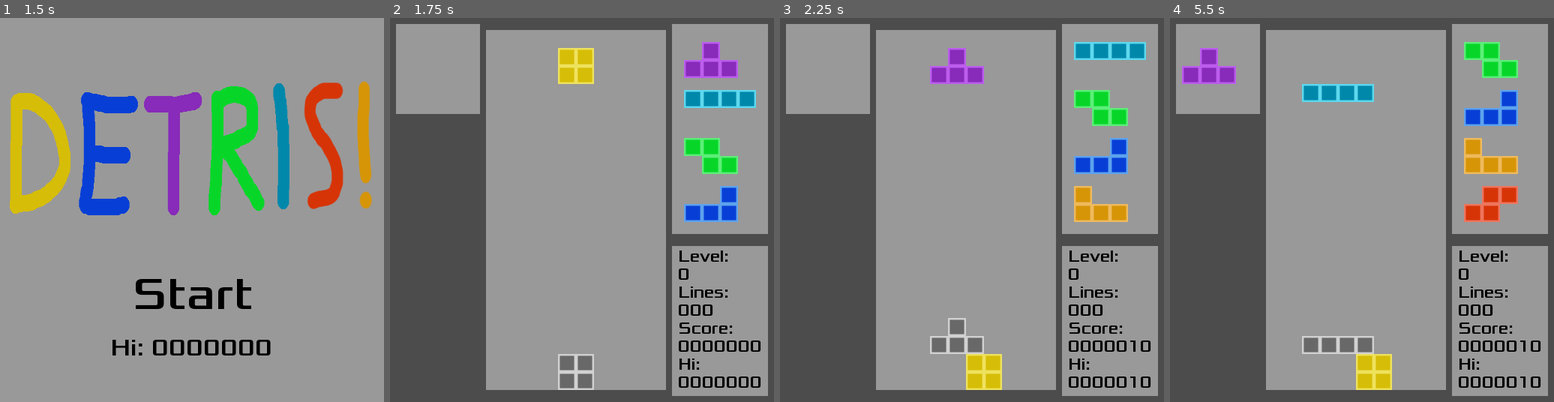
Above: before the commit, frames 1-4 (left to right).
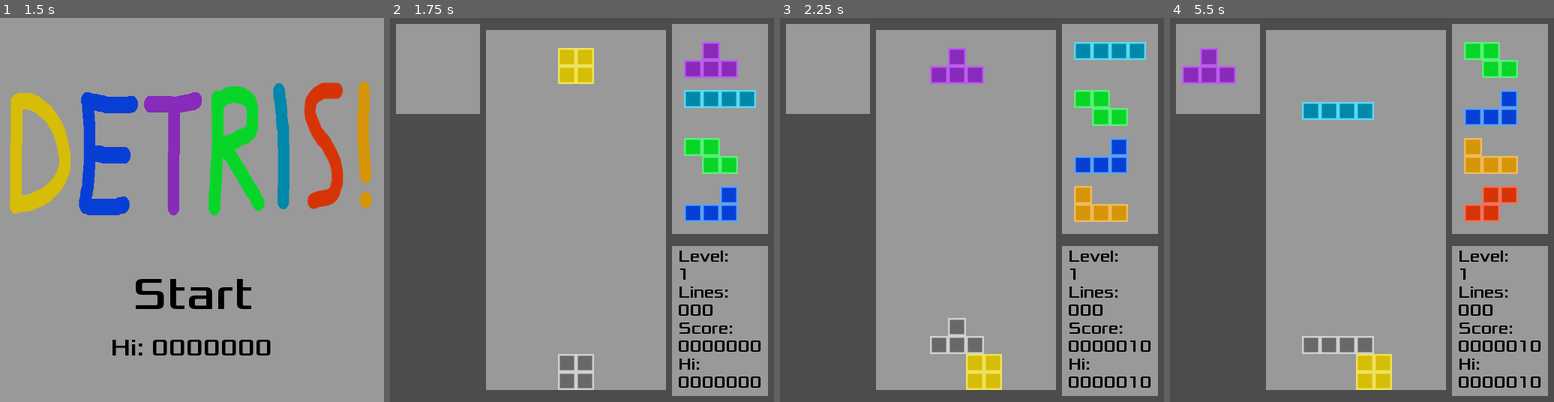
Above: after the commit, the same moments.

Repository: Boyquotes/Godot-Detris
Game: Godot game, scene res://TitleScreen.tscn
Two runs of this game, one before a commit and one after it. Both use one fixed random seed, a clock stepped at 60 frames per second and the inputs below. The project has no main scene, so this scene is started directly. Sound files missing from this copy of the repository are replaced by a short silence.
Inputs:
- Up to frame 1 (1.5 s): tap Enter at 0.5 s; hold D (mino_right) 0.53-1.28 s; hold Z (mino_anticlockwise) 0.53-1.28 s; hold A (mino_left) from 1.28 s (still down); tap X (mino_clockwise) at 1.35 s
- Up to frame 2 (1.75 s): keep holding A (mino_left)
- Up to frame 3 (2.25 s): tap Space at 2 s; release A (mino_left) at 2.03 s; hold D (mino_right) from 2.03 s (still down); hold W (mino_hard_drop) from 2.03 s (still down)
- Up to frame 4 (5.5 s): tap Enter at 2.75, 4.25 s; release W (mino_hard_drop) at 2.78 s; tap Shift (mino_hold) at 2.85 s; tap Space at 3.5, 5 s; release D (mino_right) at 3.53 s; hold S (mino_soft_drop) 3.53-4.28 s; hold A (mino_left) from 3.53 s (still down); tap Z (mino_anticlockwise) at 4.35 s; hold X (mino_clockwise) from 5.03 s (still down)

Frame 1 is identical in both runs. In frame 2, less than 0.1% of the frame differs, in the area x 75-78%, y 65-69%; in frame 3, less than 0.1%; in frame 4, 1.8%, in the area x 34-78%, y 17-69%.

Commit message:
Increase score gained with level

Diff:
--- a/Global.gd
+++ b/Global.gd
@@ -6,15 +6,19 @@
 signal level_updated
 
 
-export var points_single := 100
-export var points_double := 400
-export var points_triple := 900
-export var points_detris := 1600
+const LINE_SCORES := PoolIntArray([
+	0,
+	100,
+	300,
+	600,
+	1000,
+])
+
 export var points_harddrop := 10
 export var lines_per_level := 10
 
 var current_score := 0 setget set_score
-var current_level := 0
+var current_level := 1
 var current_lines := 0 setget set_lines
 var high_score := 0
 
@@ -30,7 +34,7 @@
 func reset() -> void:
 	set_score(0)
 	set_lines(0)
-	current_level = 0
+	current_level = 1
 
 
 func increment_score(points : int) -> void:
@@ -63,18 +67,9 @@
 
 
 func _on_Matrix_lines_cleared(lines : int) -> void:
+	assert(lines <= LINE_SCORES.size() - 1, "Unexpected number of lines cleared: %d" % lines)
+	increment_score(current_level * LINE_SCORES[lines])
 	increment_lines(lines)
-	match lines:
-		1:
-			increment_score(points_single)
-		2:
-			increment_score(points_double)
-		3:
-			increment_score(points_triple)
-		4:
-			increment_score(points_detris)
-		_:
-			assert(false, "Unexpected number of lines cleared: %d" % lines)
 
 
 func _on_TitleScreen_game_started() -> void:
